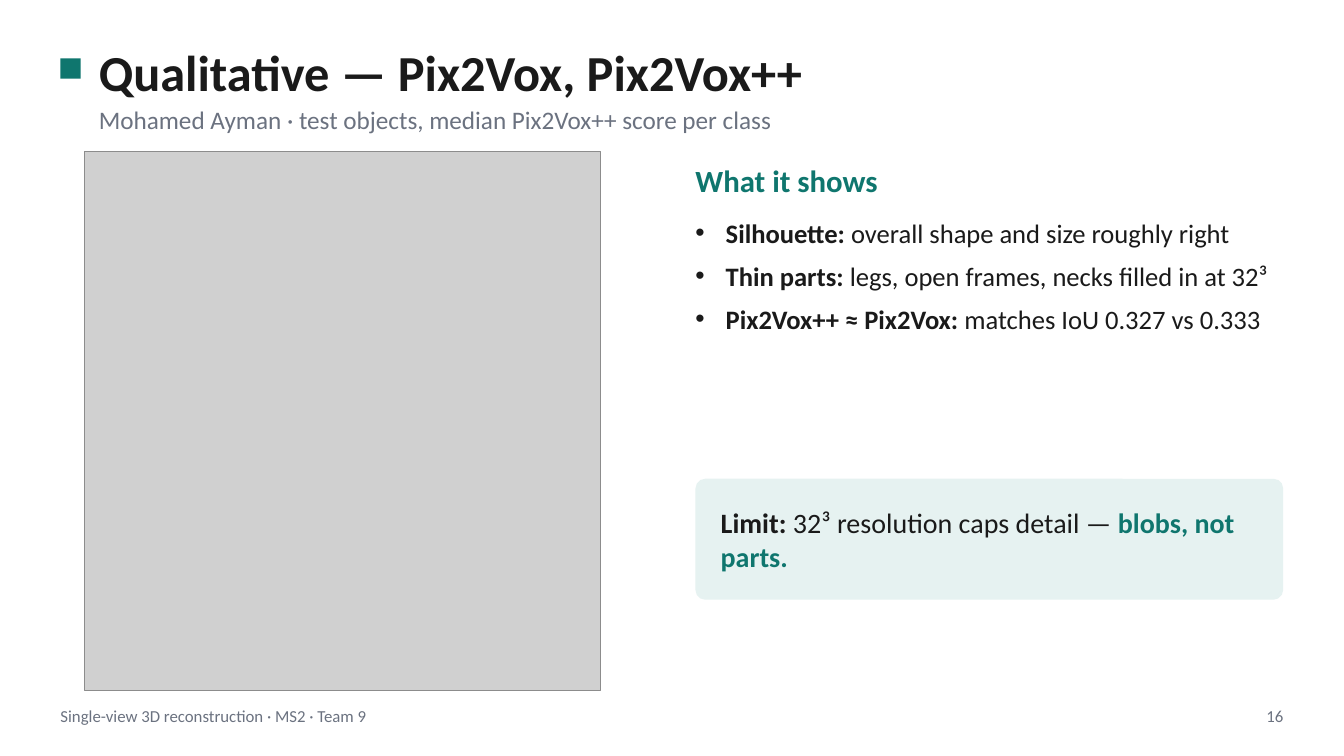
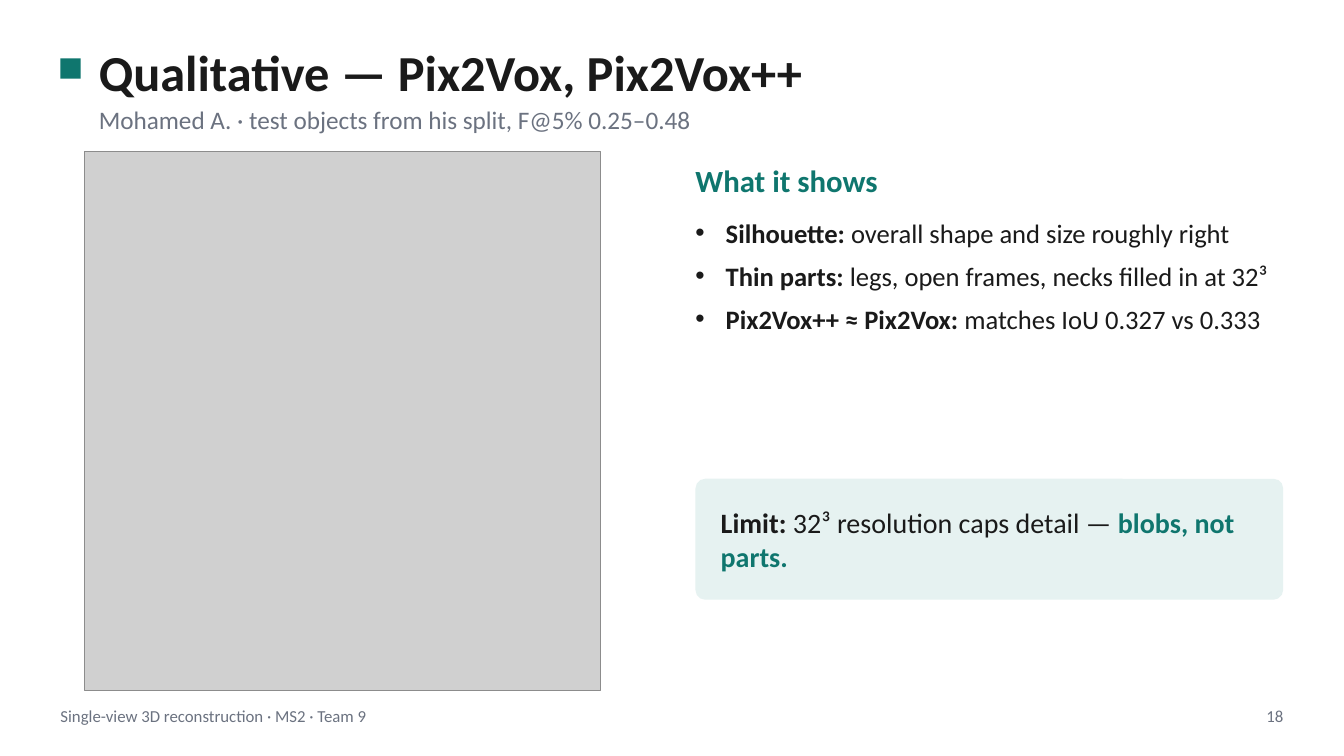
Before and after one commit to NoureldinAbdelrahman/home-omni3d, a slide deck: slide 18 of docs/ms2/ms2_problem_definition.pptx (slide 16 before the commit). Drawn at 1344x756 pixels with LibreOffice and Linux fonts; fonts in the diff are those of the drawing; grey boxes stand for pictures. Boxes give left, top, right and bottom in pixels: in the first picture for what was removed or moved away, otherwise in the second. Text is boxed around its words. In the diff, an @@ line names an element or a change of style, - is before the commit and + after.

```diff
--- a/docs/ms2/ms2_problem_definition.pptx
+++ b/docs/ms2/ms2_problem_definition.pptx
@@ text at [99,111,690,134]: text changed @@
-Mohamed Ayman · test objects, median Pix2Vox++ score per class
+Mohamed A. · test objects from his split, F@5% 0.25–0.48
@@ text at [1266,710,1283,722]: text changed @@
-16
+18
```
Also in this commit, not shown: 13 other slides changed, 3 slides added, 2 other files.
